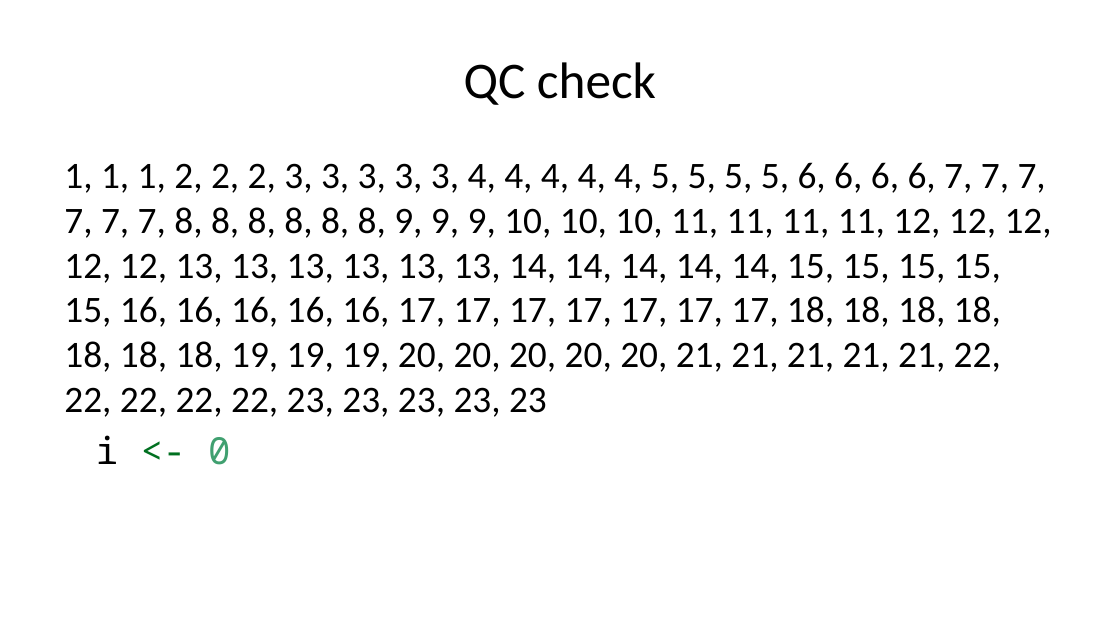
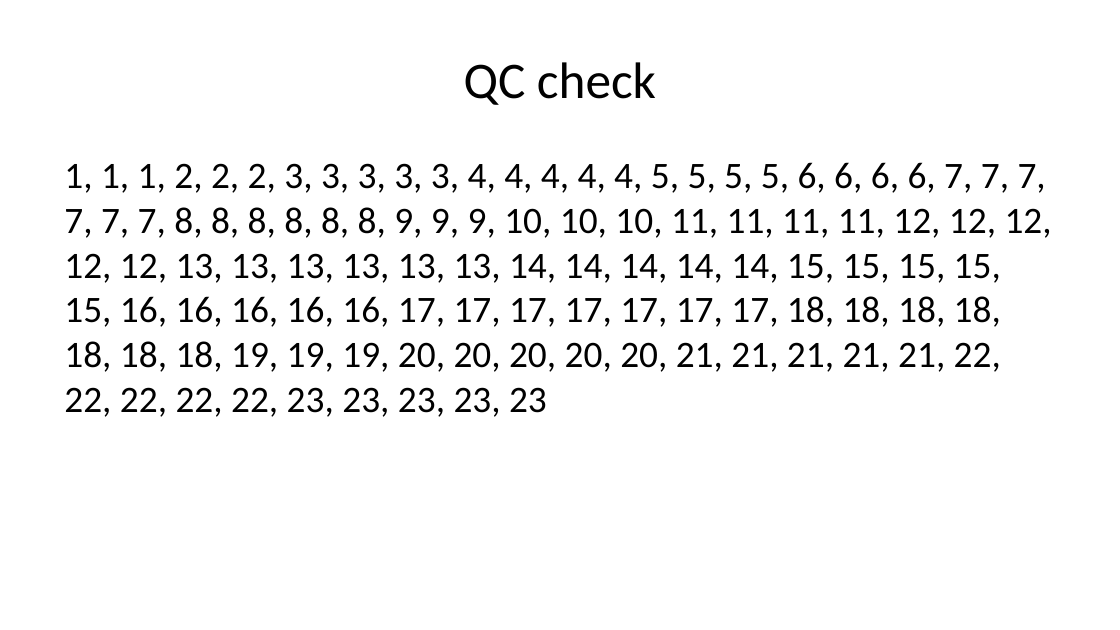
Before and after one commit to pmean/introduction-to-SAS, a slide deck: slide 3 of results/test-code.pptx. Drawn at 1120x630 pixels with LibreOffice and Linux fonts; fonts in the diff are those of the drawing. Boxes give left, top, right and bottom in pixels: in the first picture for what was removed or moved away, otherwise in the second. Text is boxed around its words. In the diff, an @@ line names an element or a change of style, - is before the commit and + after.

Commit message:
More QC checks for test-code.Rmd

```diff
--- a/results/test-code.pptx
+++ b/results/test-code.pptx
@@ text at (96,435,230,465): paragraph removed @@
-i <- 0
```
Also in this commit, not shown: 1 other slide changed, 5 slides added, 1 other file.
